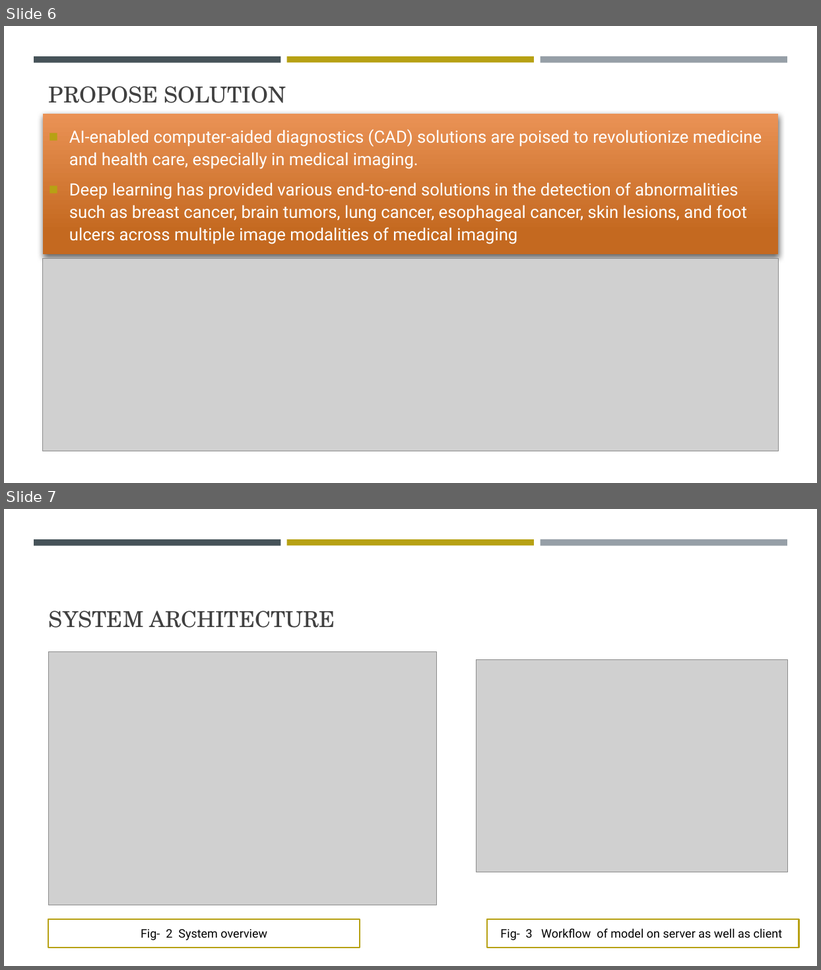
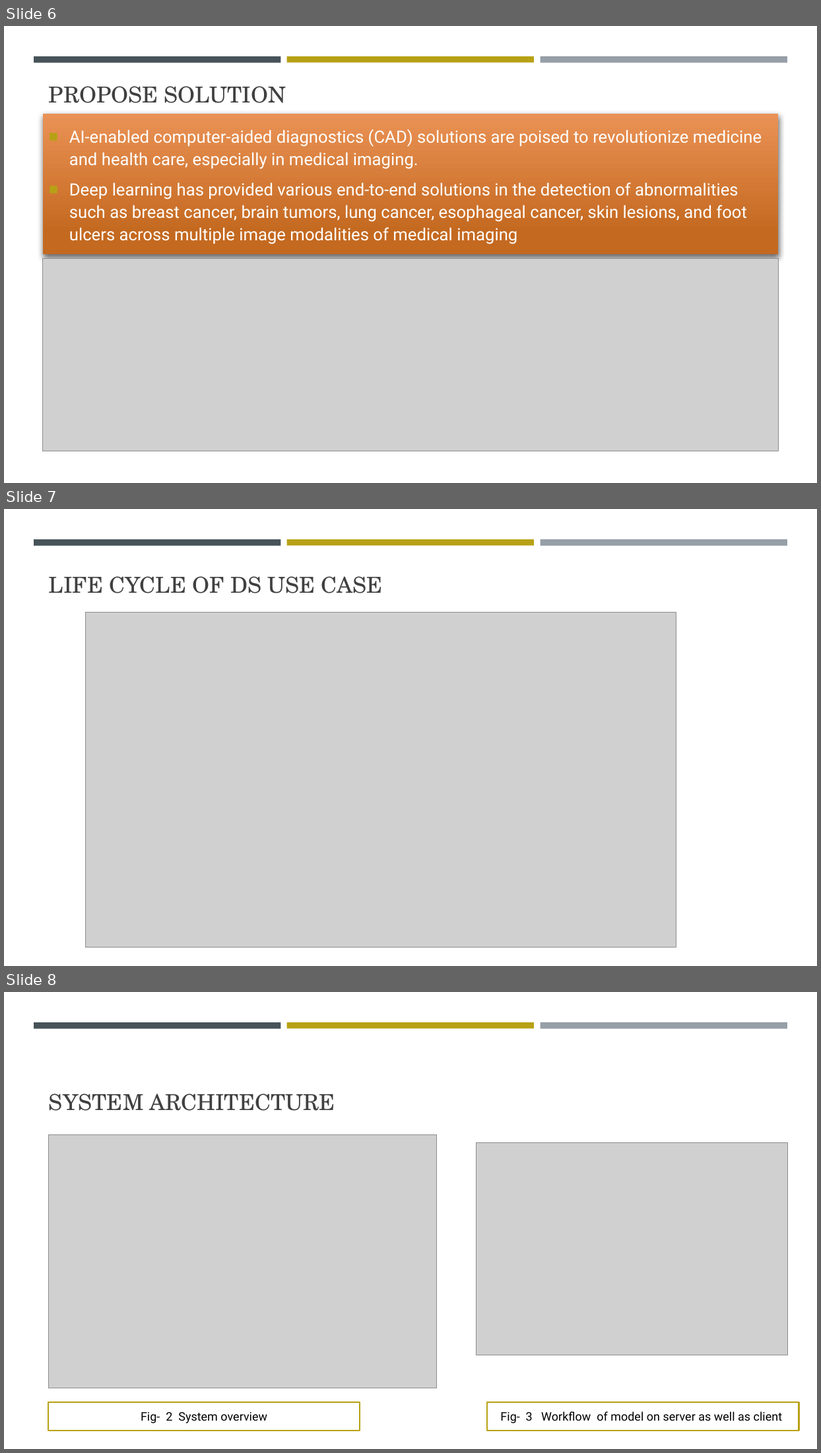
Before and after one commit to Santosh051985/SKIN_LESION_Detection, a slide deck: Skin Lesion Analyzer using CNN.pptx. Shown one above the other, each under a label of ours: slides 6 and 7 before the commit, slides 6, 7 and 8 after it. The pictures are 821x970 and 821x1453 pixels, drawn with LibreOffice and Linux fonts; fonts in the diff are those of the drawing; grey boxes stand for pictures. Boxes give left, top, right and bottom in pixels: in the first picture for what was removed or moved away, otherwise in the second. Text is boxed around its words. In the diff, an @@ line names an element or a change of style, - is before the commit and + after.

```diff
--- a/Skin Lesion Analyzer using CNN.pptx
+++ b/Skin Lesion Analyzer using CNN.pptx
@@ slide 7 added at (4, 509, 817, 966), background #FFFFFF; not listed: 3 template elements that a slide beside it also shows @@
@@ title added at (49, 576, 382, 593), 26 pt, text #404040 @@
+LIFE CYCLE OF DS USE CASE
@@ picture added at (86, 613, 677, 948) @@
@@ what was slide 7 is now slide 8 @@
```
Also in this commit, not shown: 2 slides changed.
